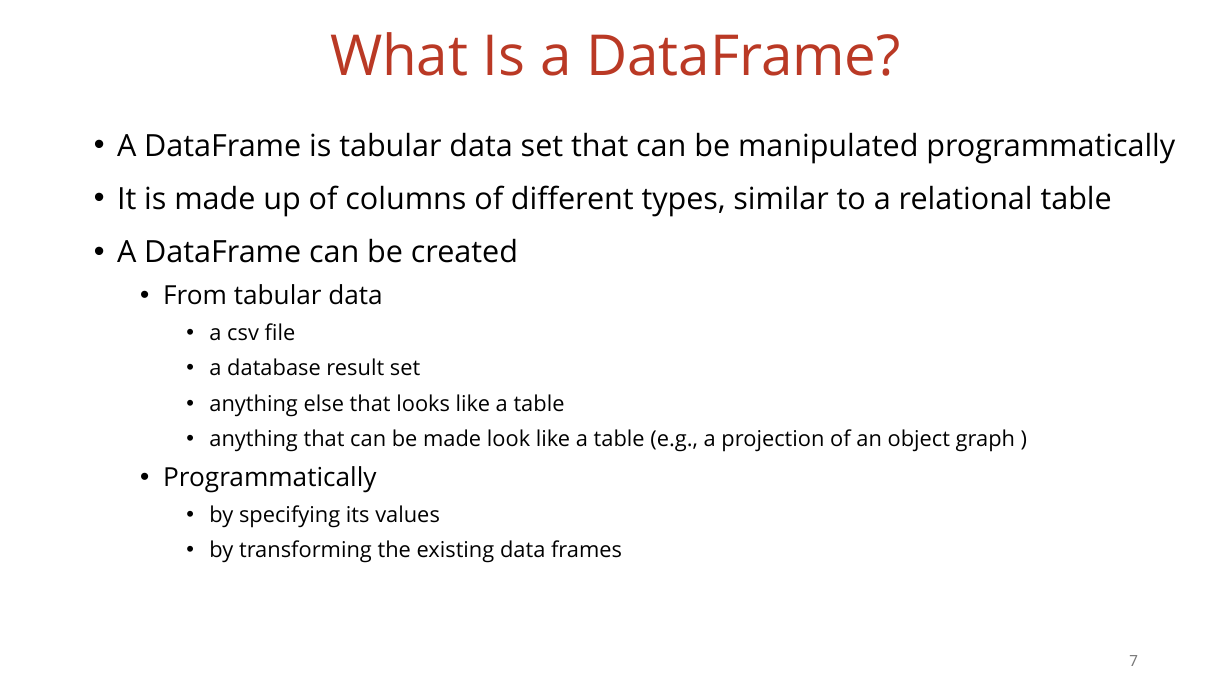
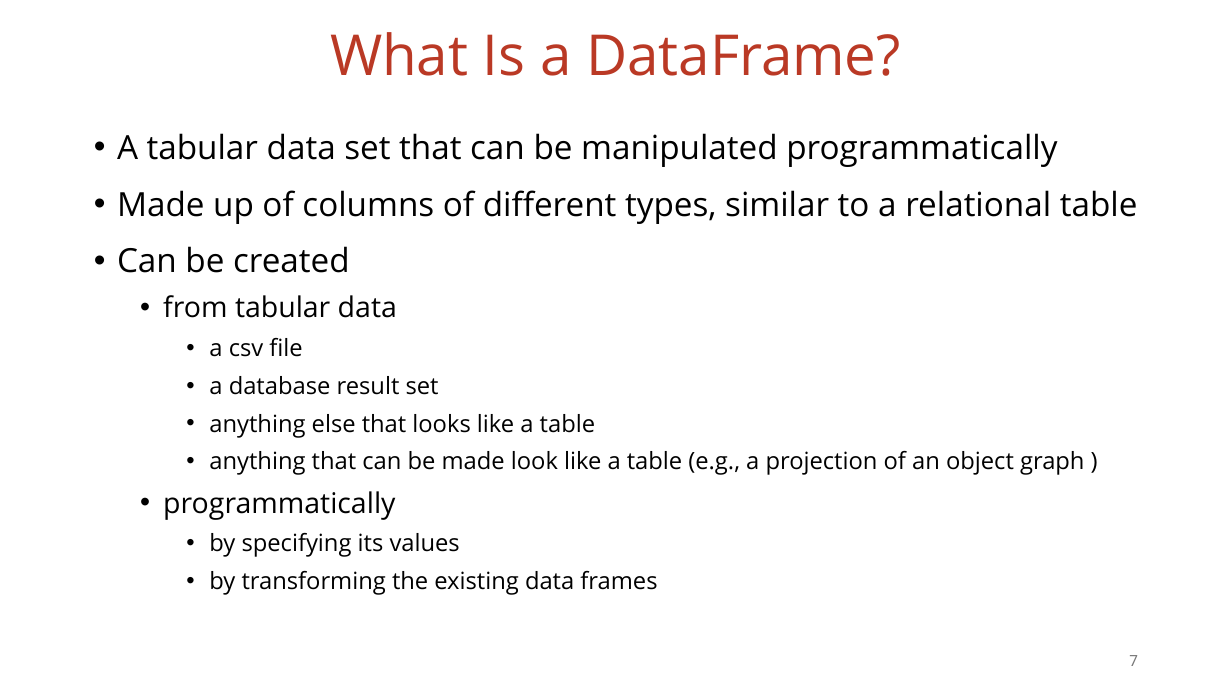
Before and after one commit to vmzakharov/missing-dataframe-talk, a slide deck: slide 7 of presentation/Missing_Dataframe_Short.pptx. Drawn at 1232x693 pixels with LibreOffice and Linux fonts; fonts in the diff are those of the drawing. Boxes give left, top, right and bottom in pixels: in the first picture for what was removed or moved away, otherwise in the second. Text is boxed around its words. In the diff, an @@ line names an element or a change of style, - is before the commit and + after.

```diff
--- a/presentation/Missing_Dataframe_Short.pptx
+++ b/presentation/Missing_Dataframe_Short.pptx
@@ text at (117, 133, 1138, 318): text changed; size 23.8 to 25.9 pt @@
-• A DataFrame is tabular data set that can be manipulated programmatically
-• It is made up of columns of different types, similar to a relational table
-• A DataFrame can be created
-  • From tabular data
+• A tabular data set that can be manipulated programmatically
+• Made up of columns of different types, similar to a relational table
+• Can be created
+  • from tabular data
@@ text at (209, 338, 1084, 595): size 17 to 18.5 pt in "a csv file", "a database result set", "anything else that looks like a table", "anything that can be made look like ..." and 2 more places @@
@@ text at (163, 491, 395, 520): text changed; size 20.4 to 22.2 pt @@
-  • Programmatically
+  • programmatically
```
Also in this commit, not shown: 12 other slides changed, 1 other file.
